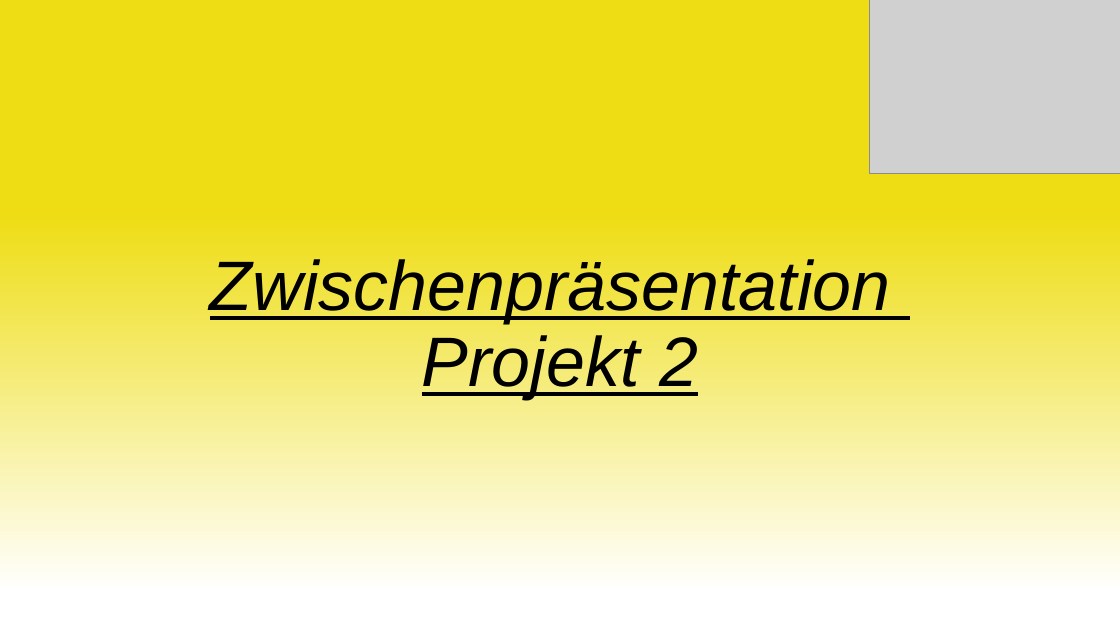
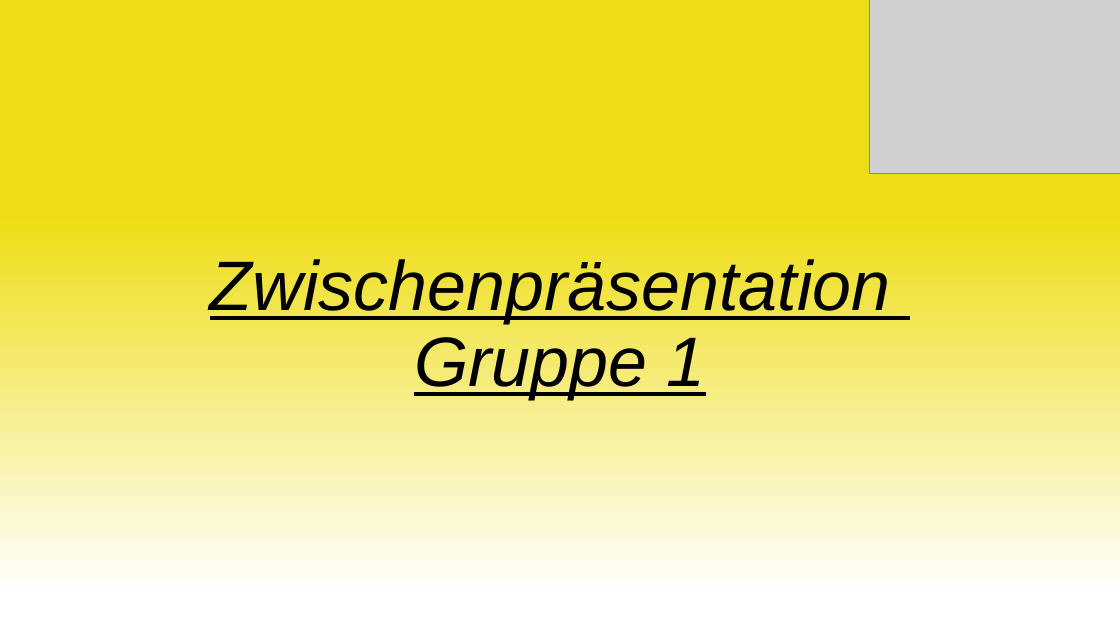
Before and after one commit to Swissmade41/EMI-Filter, a slide deck: slide 1 of Präsentation/Zwischenpräsentation.pptx. Drawn at 1120x630 pixels with LibreOffice and Linux fonts; fonts in the diff are those of the drawing; grey boxes stand for pictures. Boxes give left, top, right and bottom in pixels: in the first picture for what was removed or moved away, otherwise in the second. Text is boxed around its words. In the diff, an @@ line names an element or a change of style, - is before the commit and + after.

Commit message:
Update Zwischenpräsentation.pptx
Softwarekonzept eingefügt

```diff
--- a/Präsentation/Zwischenpräsentation.pptx
+++ b/Präsentation/Zwischenpräsentation.pptx
@@ title at (x1=210, y1=259, x2=891, y2=399): text changed @@
-Zwischenpräsentation
-Projekt 2
+Zwischenpräsentation
+Gruppe 1
```
Also in this commit, not shown: 1 other slide changed, 9 slides added.
